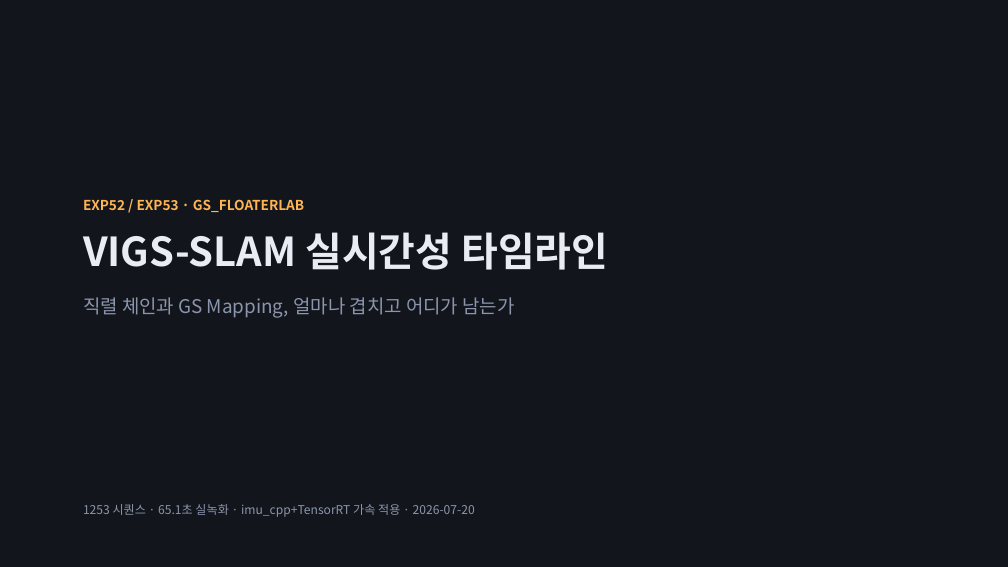
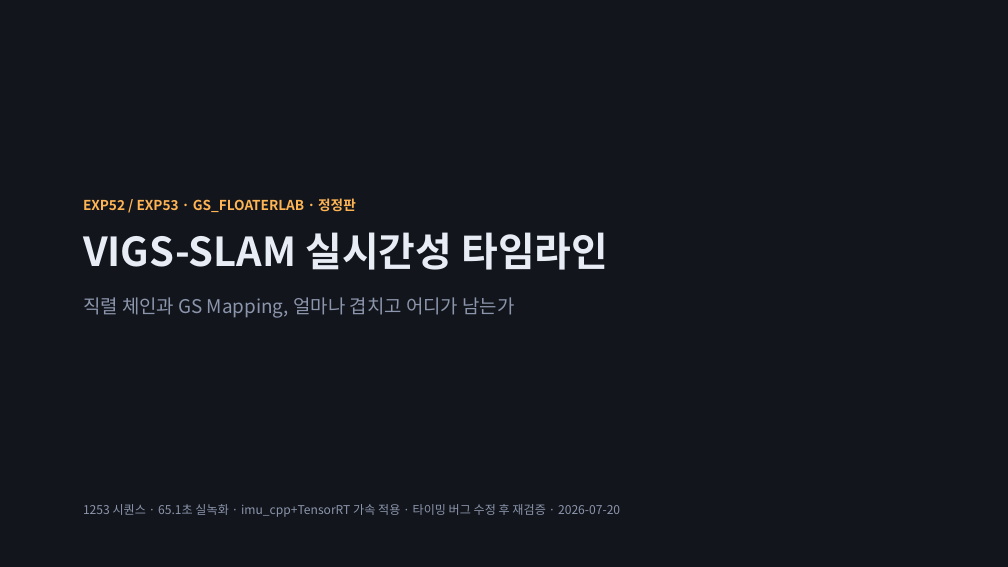
Before and after one commit to sawo0150/gs_floaterLab, a slide deck: slide 1 of context/ppt/ppt0720/vigs_realtime_timeline_0720.pptx. Drawn at 1008x567 pixels with LibreOffice and Linux fonts; fonts in the diff are those of the drawing. Boxes give left, top, right and bottom in pixels: in the first picture for what was removed or moved away, otherwise in the second. Text is boxed around its words. In the diff, an @@ line names an element or a change of style, - is before the commit and + after.

```diff
--- a/context/ppt/ppt0720/vigs_realtime_timeline_0720.pptx
+++ b/context/ppt/ppt0720/vigs_realtime_timeline_0720.pptx
@@ text at [83,198,356,212]: text changed @@
-EXP52 / EXP53 · GS_FLOATERLAB
+EXP52 / EXP53 · GS_FLOATERLAB · 정정판
@@ text at [83,504,620,517]: text changed @@
-1253 시퀀스 · 65.1초 실녹화 · imu_cpp+TensorRT 가속 적용 · 2026-07-20
+1253 시퀀스 · 65.1초 실녹화 · imu_cpp+TensorRT 가속 적용 · 타이밍 버그 수정 후 재검증 · 2026-07-20
```
Also in this commit, not shown: 7 other slides changed, 2 slides added, 13 other files.
